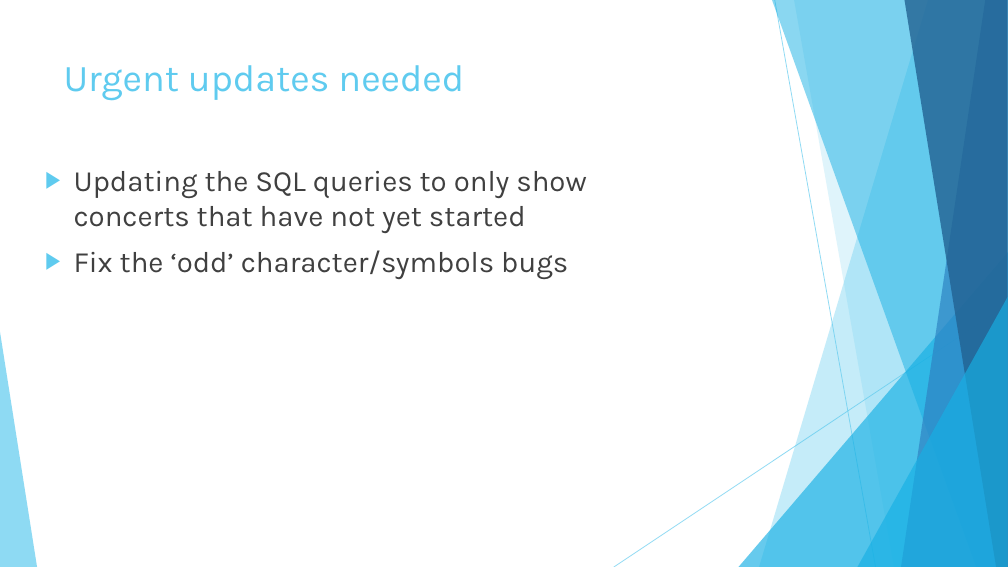
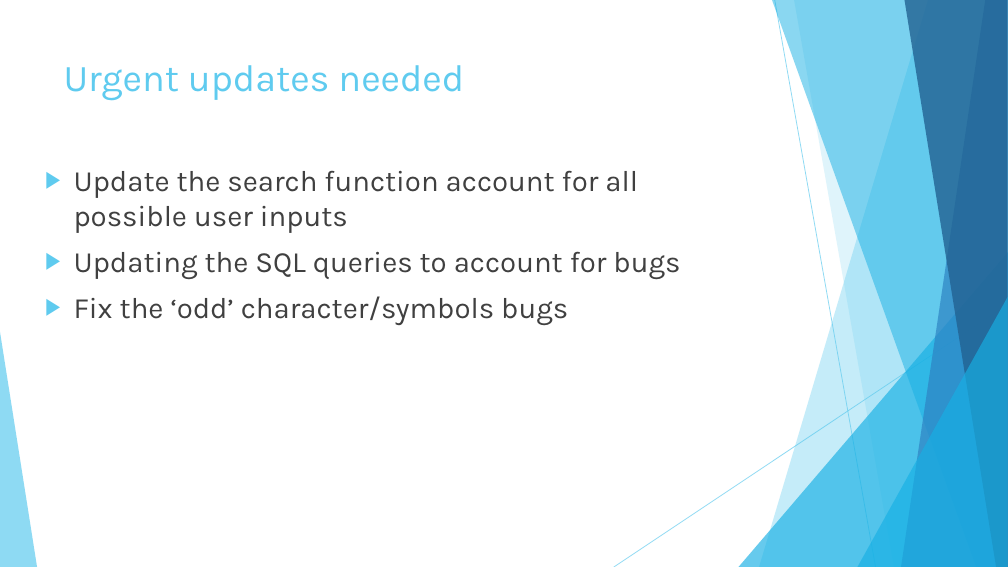
Before and after one commit to SpyroFenton/theTheatreRoyal, a slide deck: slide 15 of Technical Presentation/Technical Presentation - Java Lagged.pptx. Drawn at 1008x567 pixels with LibreOffice and Linux fonts; fonts in the diff are those of the drawing. Boxes give left, top, right and bottom in pixels: in the first picture for what was removed or moved away, otherwise in the second. Text is boxed around its words. In the diff, an @@ line names an element or a change of style, - is before the commit and + after.

```diff
--- a/Technical Presentation/Technical Presentation - Java Lagged.pptx
+++ b/Technical Presentation/Technical Presentation - Java Lagged.pptx
@@ text at (74,170,680,279): text changed @@
-▶ Updating the SQL queries to only show concerts that have not yet started
+▶ Update the search function account for all possible user inputs
+▶ Updating the SQL queries to account for bugs
```
Also in this commit, not shown: 4 other slides changed.
